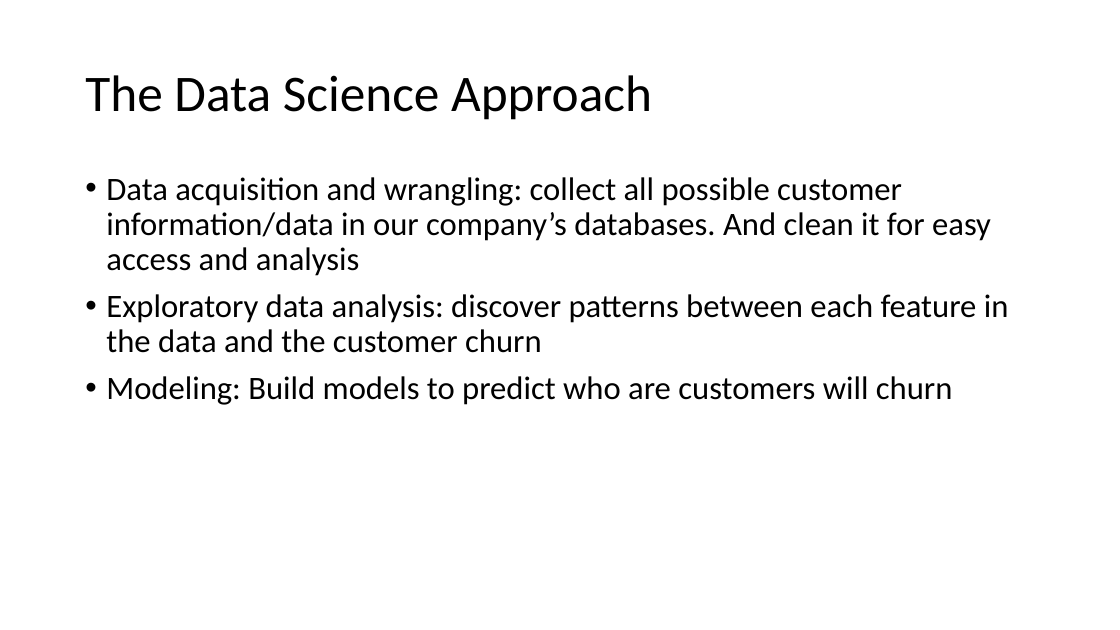
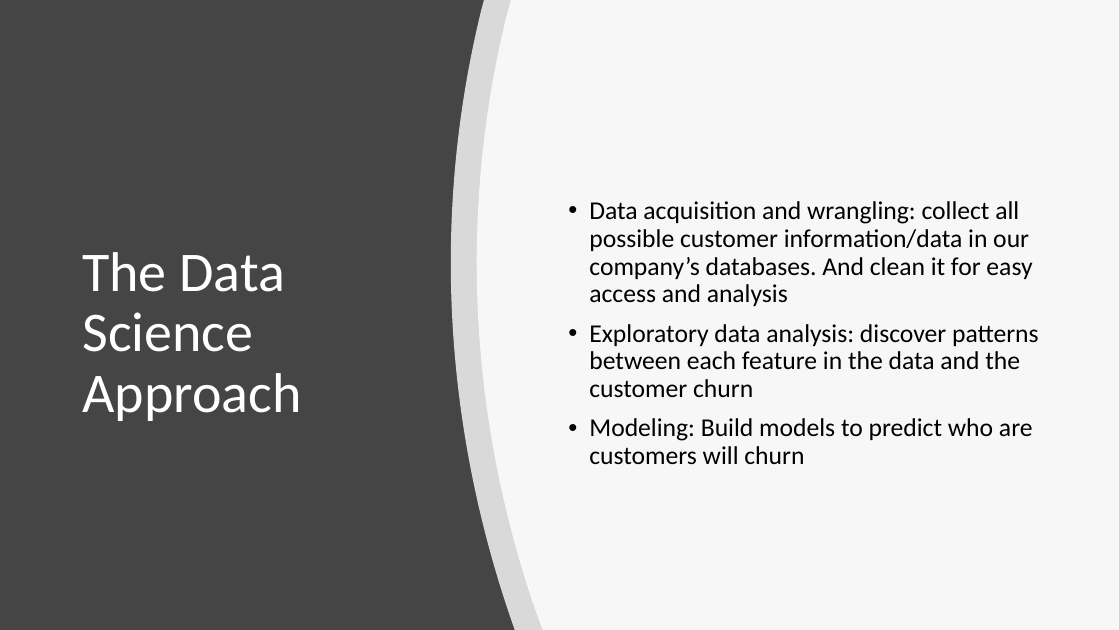
Before and after one commit to jinshuochen/Spring-Board-Capstone-Three, a slide deck: slide 3 of Customer Churn/reports/Customer Churn Final Presentation.pptx. Drawn at 1120x630 pixels with LibreOffice and Linux fonts; fonts in the diff are those of the drawing. Boxes give left, top, right and bottom in pixels: in the first picture for what was removed or moved away, otherwise in the second. Text is boxed around its words. In the diff, an @@ line names an element or a change of style, - is before the commit and + after.

Commit message:
Updated Final Presentation
Changed the background

```diff
--- a/Customer Churn/reports/Customer Churn Final Presentation.pptx
+++ b/Customer Churn/reports/Customer Churn Final Presentation.pptx
@@ background #000000 to #454545 @@
@@ freeform shape added at box(451, 0, 1120, 630), fill #FFFFFF at 80% opacity @@
@@ freeform shape added at box(477, 0, 1120, 630), fill #FFFFFF at 80% opacity @@
@@ title "The Data Science Approach": place and size @@
-title "The Data Science Approach" at box(85, 75, 652, 120)
+title "The Data Science Approach" at box(82, 252, 301, 421)
@@ title "The Data Science Approach" at box(82, 252, 301, 421): size 44 to 48 pt @@
@@ text "Data acquisition and wrangling: collect ...": place and size @@
-text "Data acquisition and wrangling: collect ..." at box(106, 177, 1009, 405)
+text "Data acquisition and wrangling: collect ..." at box(589, 201, 1039, 465)
@@ text "Data acquisition and wrangling: collect ..." at box(589, 201, 1039, 465): size 28 to 22 pt, text colour #FFFFFF to #000000; vertical alignment top to middle @@
```
Also in this commit, not shown: 17 other slides changed, 1 slide removed.
